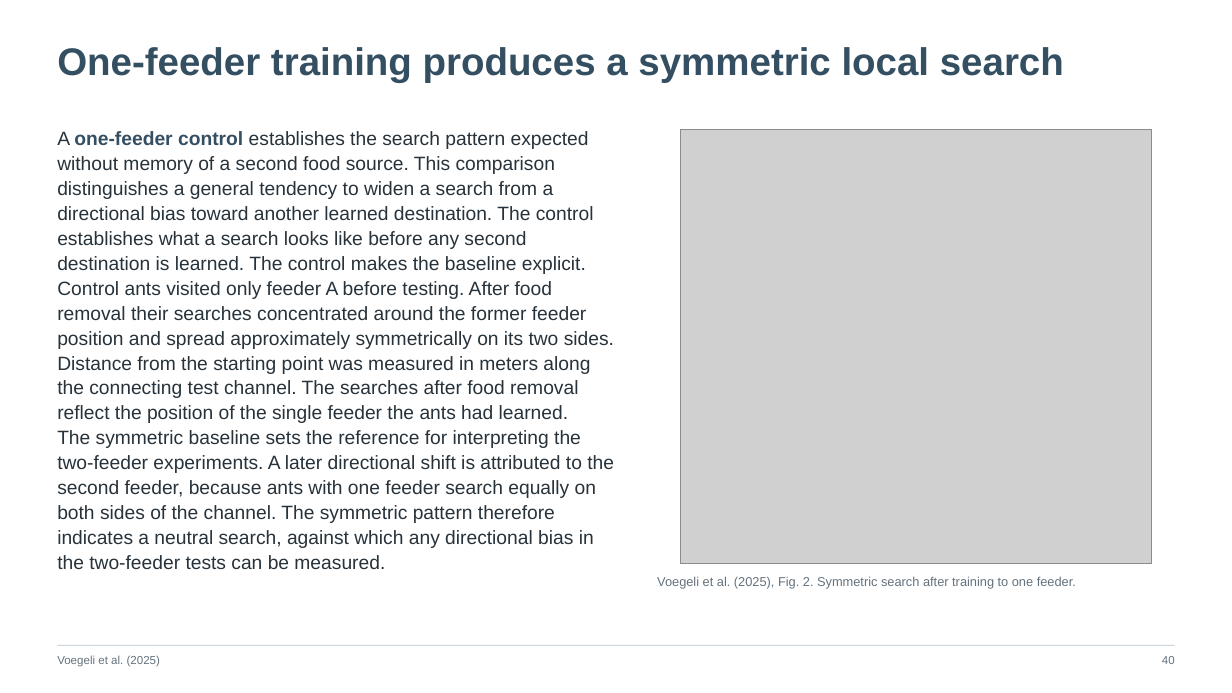
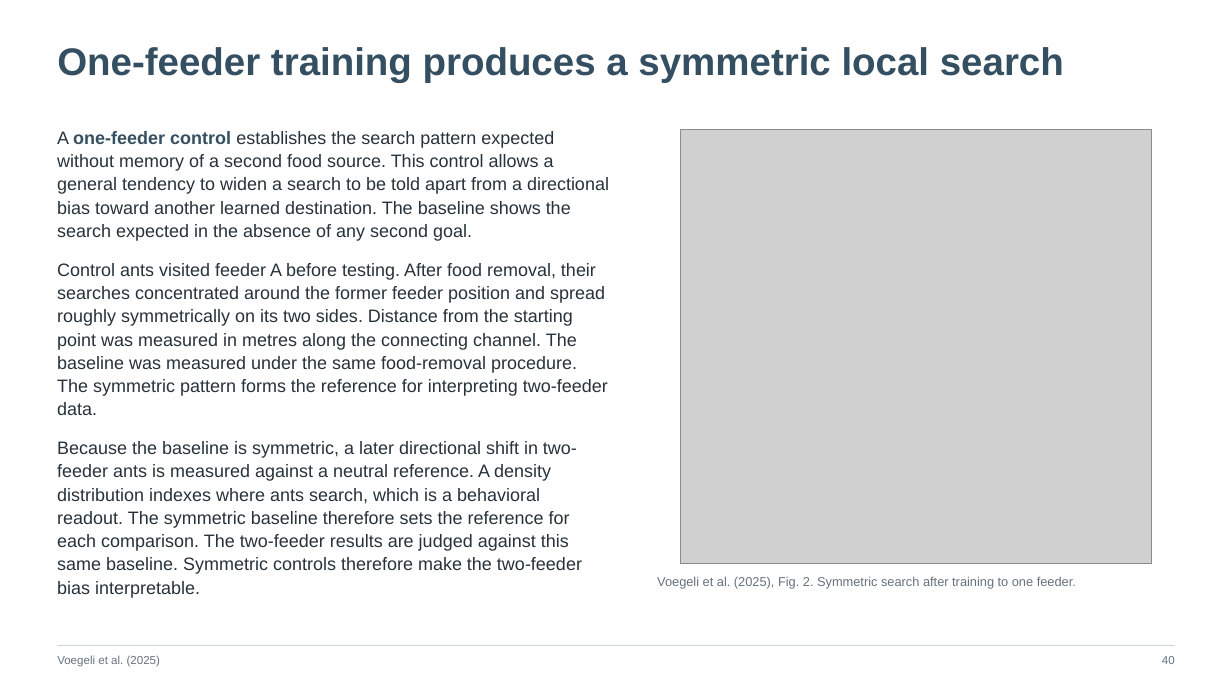
Before and after one commit to jordanxxlopez/NEUROETHOLOGY, a slide deck: slide 53 of scaffolded/Neuroethology_Lecture28_FA2026_SCAFFOLDED.pptx (slide 54 before the commit). Drawn at 1232x693 pixels with LibreOffice and Linux fonts; fonts in the diff are those of the drawing; grey boxes stand for pictures. Boxes give left, top, right and bottom in pixels: in the first picture for what was removed or moved away, otherwise in the second. Text is boxed around its words. In the diff, an @@ line names an element or a change of style, - is before the commit and + after.

```diff
--- a/scaffolded/Neuroethology_Lecture28_FA2026_SCAFFOLDED.pptx
+++ b/scaffolded/Neuroethology_Lecture28_FA2026_SCAFFOLDED.pptx
@@ text at (57, 131, 609, 598): text changed; size 15 to 14 pt @@
-A one-feeder control establishes the search pattern expected without memory of a second food source. This comparison distinguishes a general tendency to widen a search from a directional bias toward another learned destination. The control establishes what a search looks like before any second destination is learned. The control makes the baseline explicit.
-Control ants visited only feeder A before testing. After food removal their searches concentrated around the former feeder position and spread approximately symmetrically on its two sides. Distance from the starting point was measured in meters along the connecting test channel. The searches after food removal reflect the position of the single feeder the ants had learned.
-The symmetric baseline sets the reference for interpreting the two-feeder experiments. A later directional shift is attributed to the second feeder, because ants with one feeder search equally on both sides of the channel. The symmetric pattern therefore indicates a neutral search, against which any directional bias in the two-feeder tests can be measured.
+A one-feeder control establishes the search pattern expected without memory of a second food source. This control allows a general tendency to widen a search to be told apart from a directional bias toward another learned destination. The baseline shows the search expected in the absence of any second goal.
+Control ants visited feeder A before testing. After food removal, their searches concentrated around the former feeder position and spread roughly symmetrically on its two sides. Distance from the starting point was measured in metres along the connecting channel. The baseline was measured under the same food-removal procedure. The symmetric pattern forms the reference for interpreting two-feeder data.
+Because the baseline is symmetric, a later directional shift in two-feeder ants is measured against a neutral reference. A density distribution indexes where ants search, which is a behavioral readout. The symmetric baseline therefore sets the reference for each comparison. The two-feeder results are judged against this same baseline. Symmetric controls therefore make the two-feeder bias interpretable.
```
Also in this commit, not shown: 55 other slides changed, 3 slides added, 3 slides removed, 3 other files.
